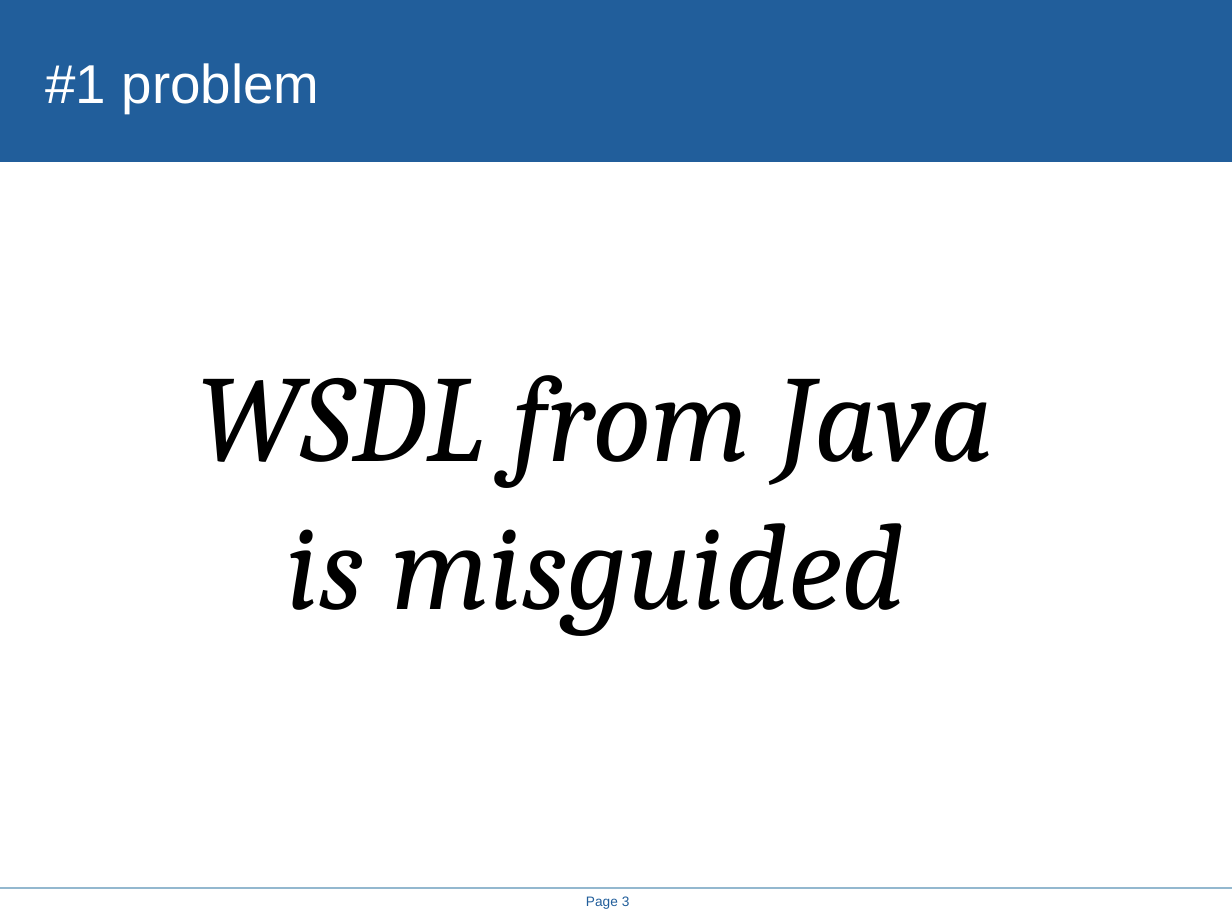
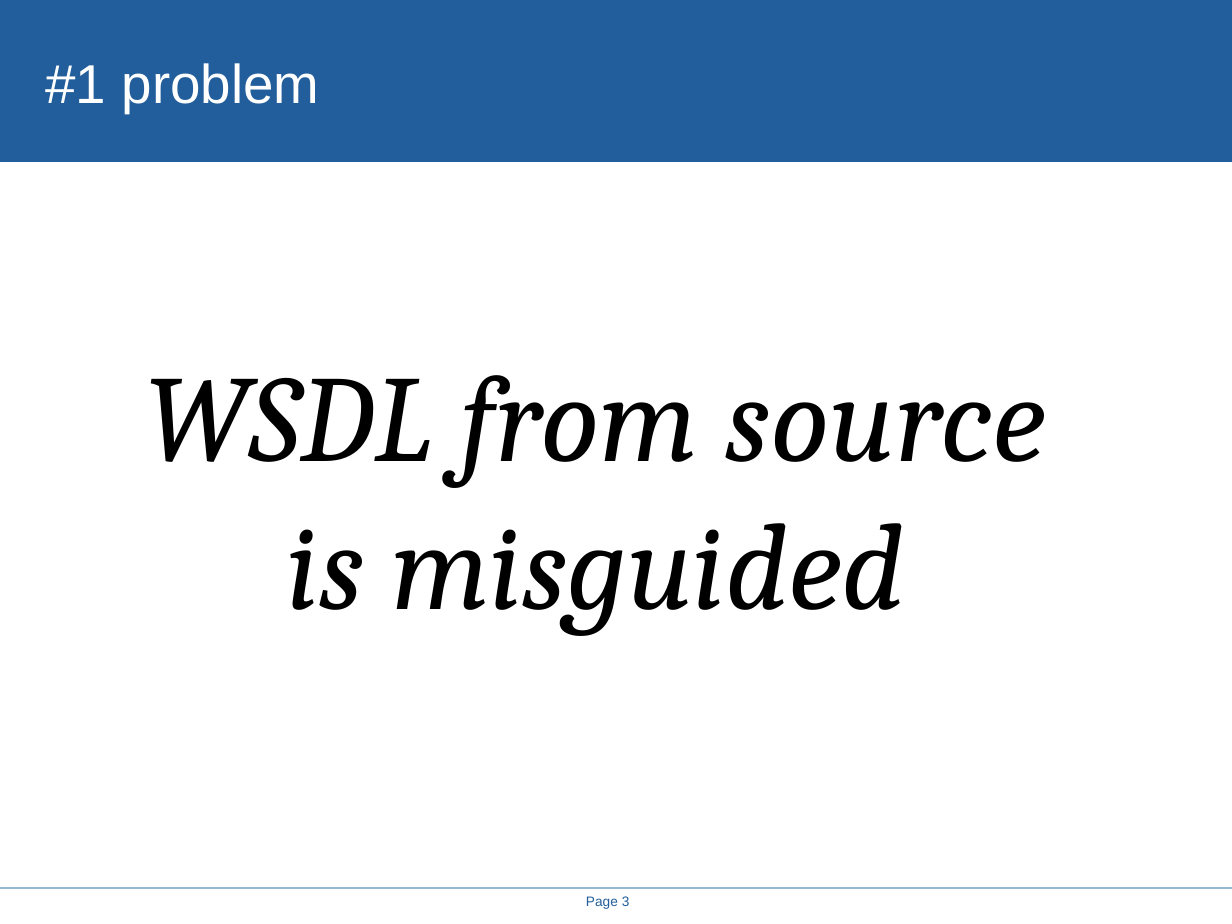
Before and after one commit to steveloughran/smartfrog, a slide deck: slide 3 of projects/alpine/doc/icws2005/rethinking_the_java_SOAP_stack.ppt. Drawn at 1232x924 pixels with LibreOffice and Linux fonts; fonts in the diff are those of the drawing; background and template pictures are left out. Boxes give left, top, right and bottom in pixels: in the first picture for what was removed or moved away, otherwise in the second. Text is boxed around its words. In the diff, an @@ line names an element or a change of style, - is before the commit and + after.

```diff
--- a/projects/alpine/doc/icws2005/rethinking_the_java_SOAP_stack.ppt
+++ b/projects/alpine/doc/icws2005/rethinking_the_java_SOAP_stack.ppt
@@ title at (146,375,1045,635): text changed @@
-WSDL from Java
-is misguided
+WSDL from source
+is misguided
```
Also in this commit, not shown: 1 other slide changed.
